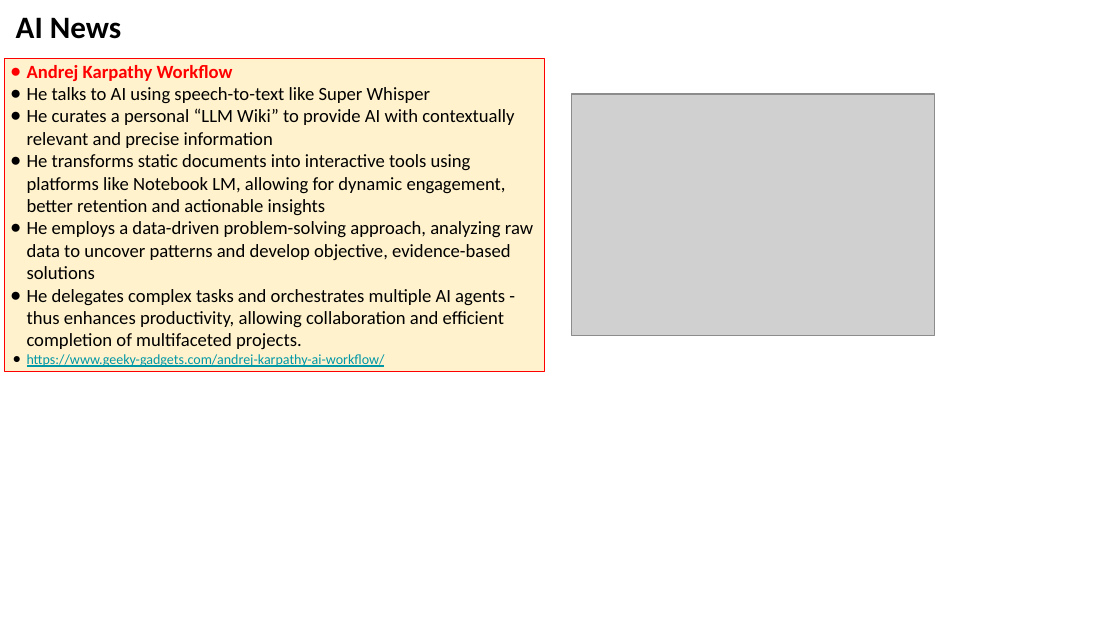
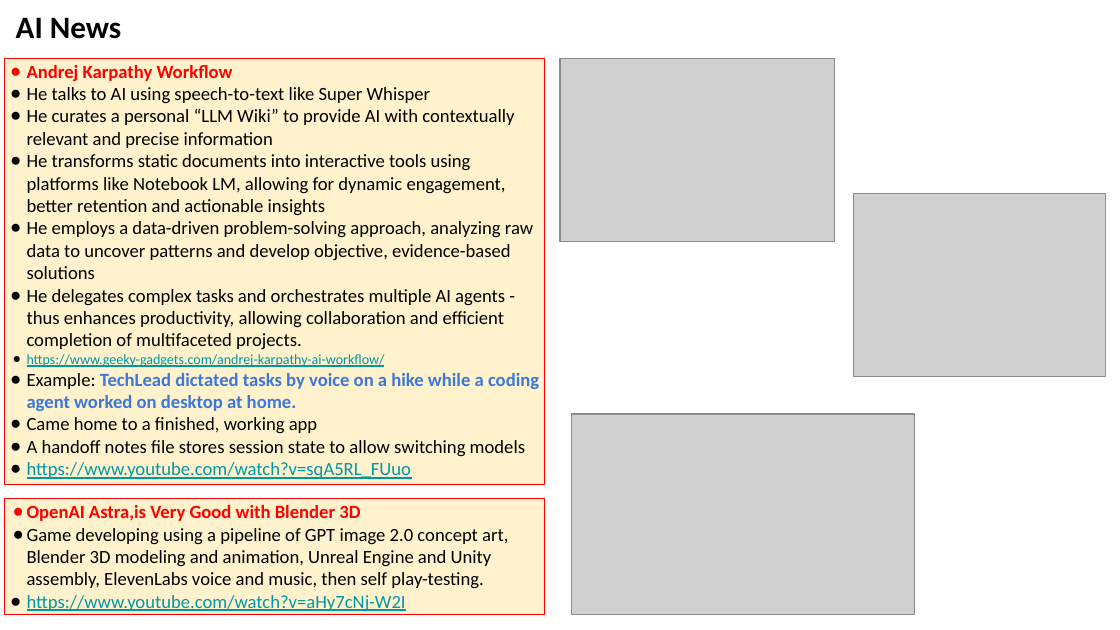
Before and after one commit to lselector/seminar, a slide deck: slide 5 of 2026/2026-09-18-AI-News.pptx. Drawn at 1120x630 pixels with LibreOffice and Linux fonts; fonts in the diff are those of the drawing; grey boxes stand for pictures. Boxes give left, top, right and bottom in pixels: in the first picture for what was removed or moved away, otherwise in the second. Text is boxed around its words. In the diff, an @@ line names an element or a change of style, - is before the commit and + after.

```diff
--- a/2026/2026-09-18-AI-News.pptx
+++ b/2026/2026-09-18-AI-News.pptx
@@ rectangle "Andrej Karpathy Workflow" resized from (x1=4, y1=58, x2=544, y2=372) to (x1=4, y1=58, x2=544, y2=485) @@
@@ picture resized from (x1=571, y1=94, x2=934, y2=336) to (x1=560, y1=58, x2=834, y2=242) @@
@@ picture added at (x1=853, y1=194, x2=1105, y2=377) @@
@@ text in rectangle at (x1=27, y1=373, x2=539, y2=479): paragraphs added @@
+● Example: TechLead dictated tasks by voice on a hike while a coding agent worked on desktop at home.
+● Came home to a finished, working app
+● A handoff notes file stores session state to allow switching models
+● https://www.youtube.com/watch?v=sqA5RL_FUuo
@@ picture added at (x1=571, y1=414, x2=914, y2=615) @@
@@ rectangle added at (x1=4, y1=498, x2=544, y2=614), fill #FFF2CC, outline #FF0000 0.75 pt, 12 pt, text #000000 @@
+● OpenAI Astra,is Very Good with Blender 3D
+● Game developing using a pipeline of GPT image 2.0 concept art, Blender 3D modeling and animation, Unreal Engine and Unity assembly, ElevenLabs voice and music, then self play-testing.
+● https://www.youtube.com/watch?v=aHy7cNj-W2I
```
Also in this commit, not shown: 2 other slides changed, 9 slides added.
